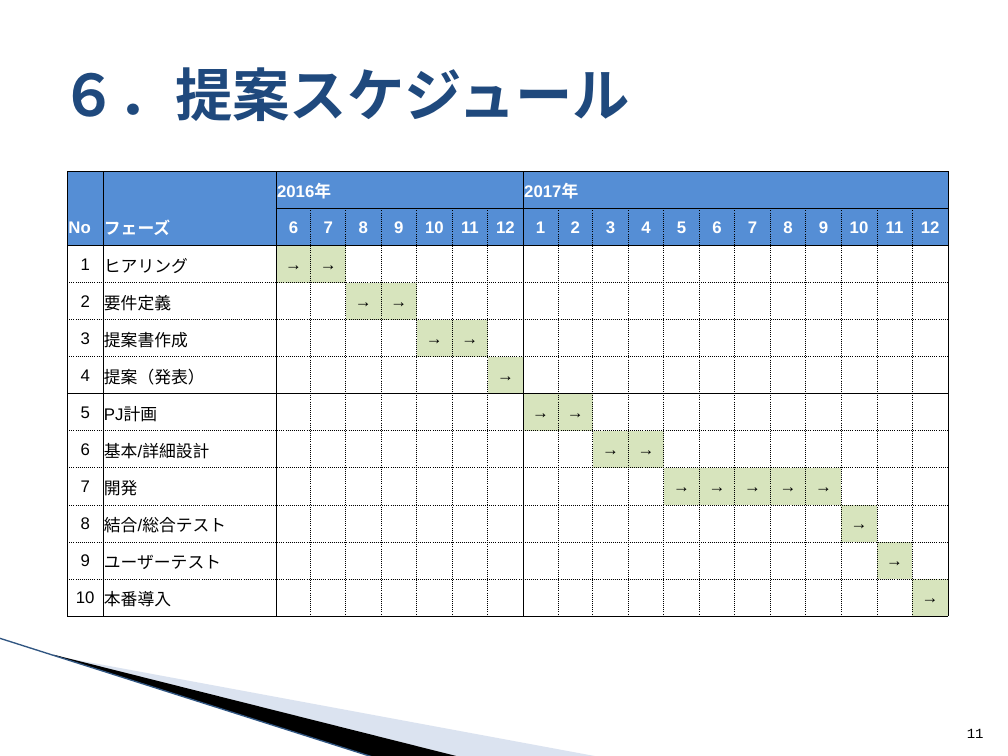
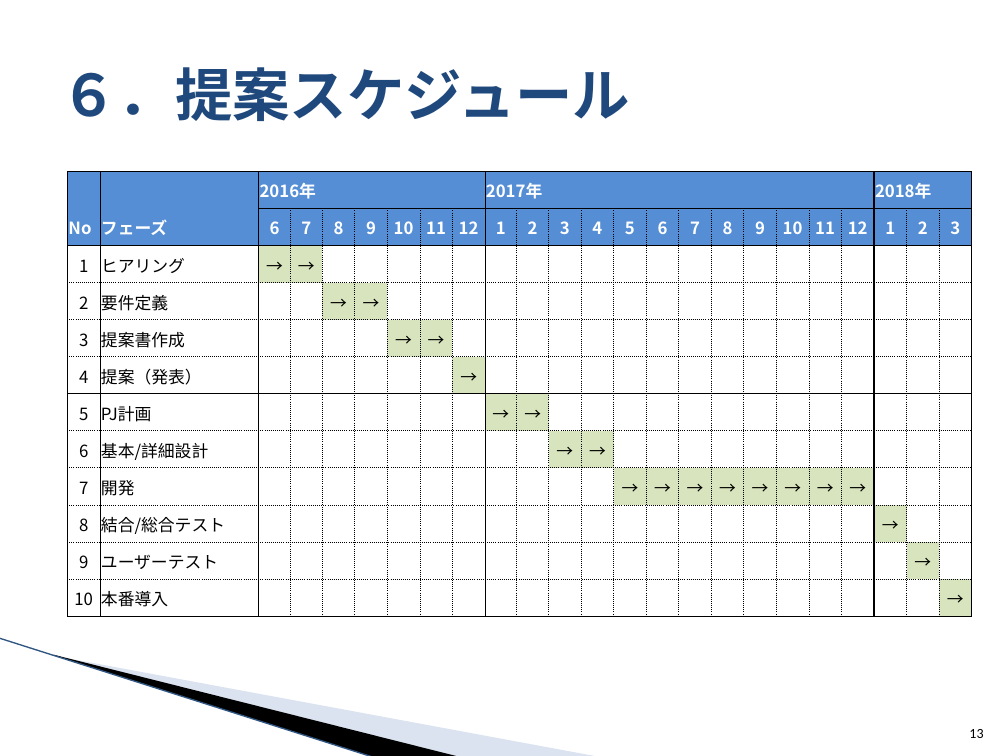
Before and after one commit to around7days/AppFreeMemo, a slide deck: slide 13 of 月報管理システム 提案資料.pptx (slide 11 before the commit). Drawn at 1008x756 pixels with LibreOffice and Linux fonts; fonts in the diff are those of the drawing; background and template pictures are left out. Boxes give left, top, right and bottom in pixels: in the first picture for what was removed or moved away, otherwise in the second. Text is boxed around its words. In the diff, an @@ line names an element or a change of style, - is before the commit and + after.

```diff
--- a/月報管理システム 提案資料.pptx
+++ b/月報管理システム 提案資料.pptx
@@ table at box(68, 171, 968, 616) @@
-column 19:  | 10 |  |  |  |  |  |  |  | → |  | 
-column 20:  | 11 |  |  |  |  |  |  |  |  | → | 
-column 21:  | 12 |  |  |  |  |  |  |  |  |  | →
+column 19:  | 10 |  |  |  |  |  |  | → |  |  | 
+column 20:  | 11 |  |  |  |  |  |  | → |  |  | 
+column 21:  | 12 |  |  |  |  |  |  | → |  |  | 
+column 22: 2018年 | 1 |  |  |  |  |  |  |  | → |  | 
+column 23:  | 2 |  |  |  |  |  |  |  |  | → | 
+column 24:  | 3 |  |  |  |  |  |  |  |  |  | →
@@ table: place and size @@
-table at box(68, 171, 947, 616)
+table at box(68, 171, 968, 616)
@@ page number at box(969, 729, 983, 738): text changed; font Courier New to Calibri @@
-11
+13
```
Also in this commit, not shown: 9 other slides changed, 3 slides added, 2 slides removed.
